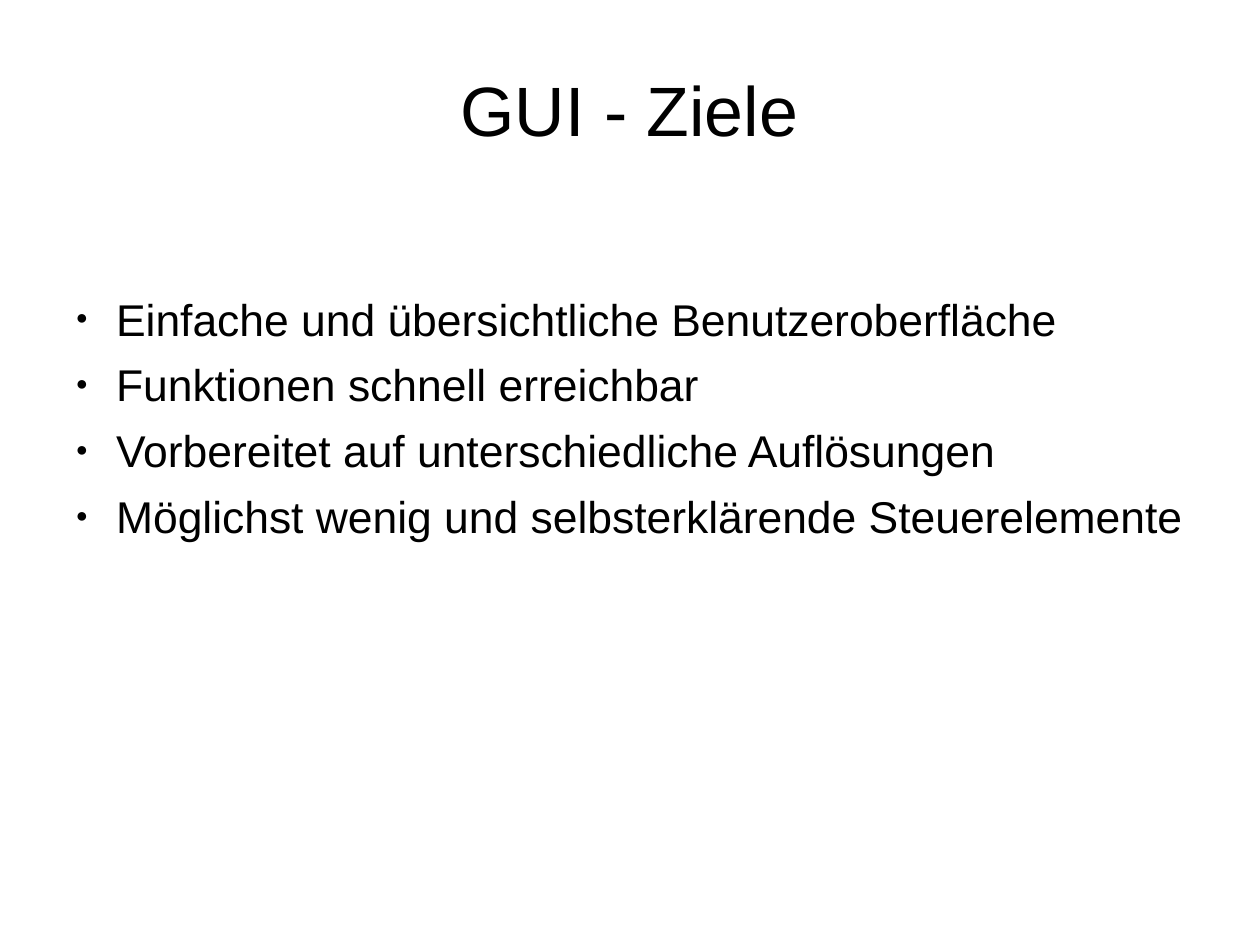
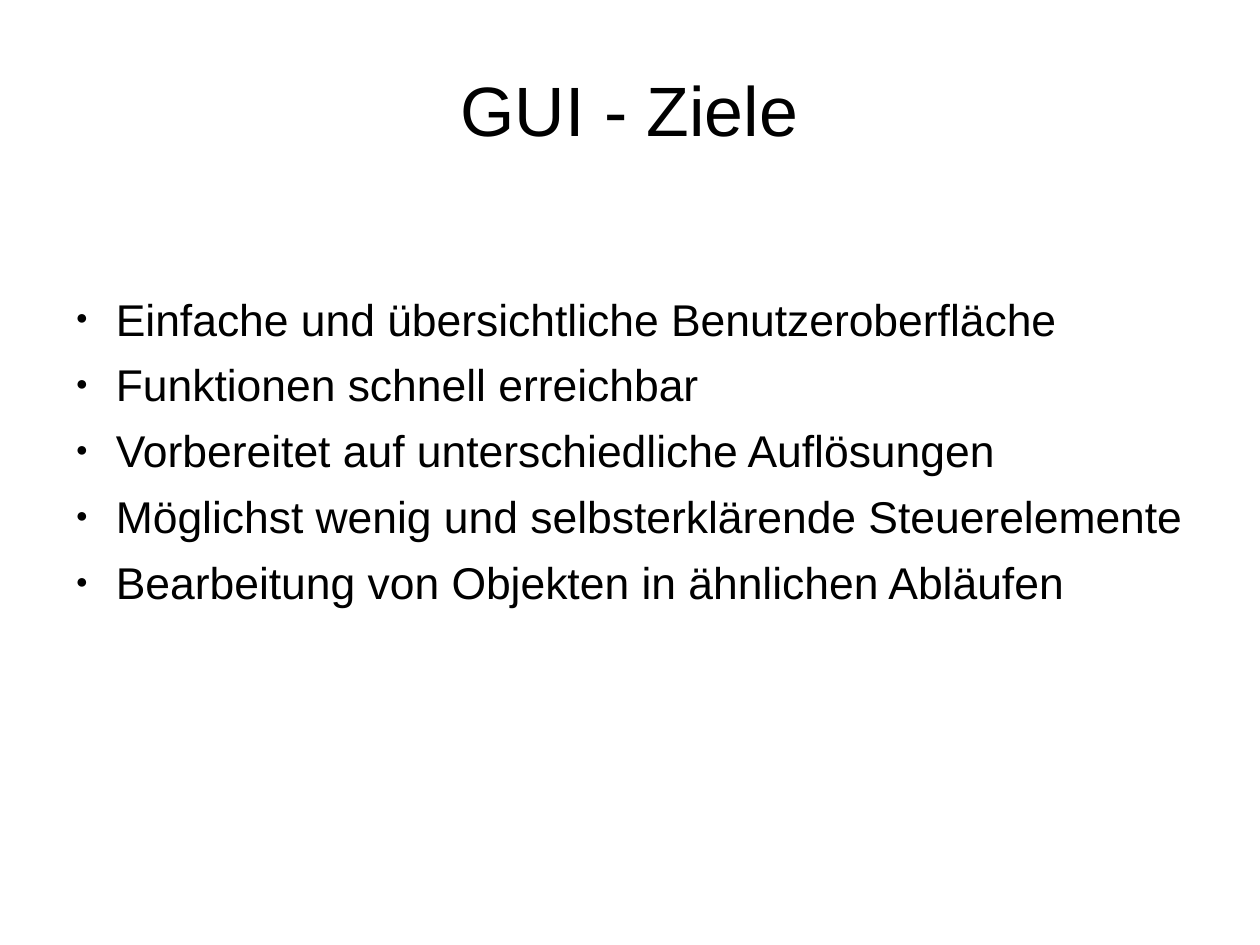
Before and after one commit to BackupTheBerlios/autopsi-svn, a slide deck: slide 7 of trunk/org/mr2/präsentation_final.ppt. Drawn at 1260x945 pixels with LibreOffice and Linux fonts; fonts in the diff are those of the drawing; background and template pictures are left out. Boxes give left, top, right and bottom in pixels: in the first picture for what was removed or moved away, otherwise in the second. Text is boxed around its words. In the diff, an @@ line names an element or a change of style, - is before the commit and + after.

```diff
--- a/trunk/org/mr2/präsentation_final.ppt
+++ b/trunk/org/mr2/präsentation_final.ppt
@@ text at (x1=116, y1=566, x2=1063, y2=608): paragraph added @@
+● Bearbeitung von Objekten in ähnlichen Abläufen
```
Also in this commit, not shown: 9 other slides changed.
